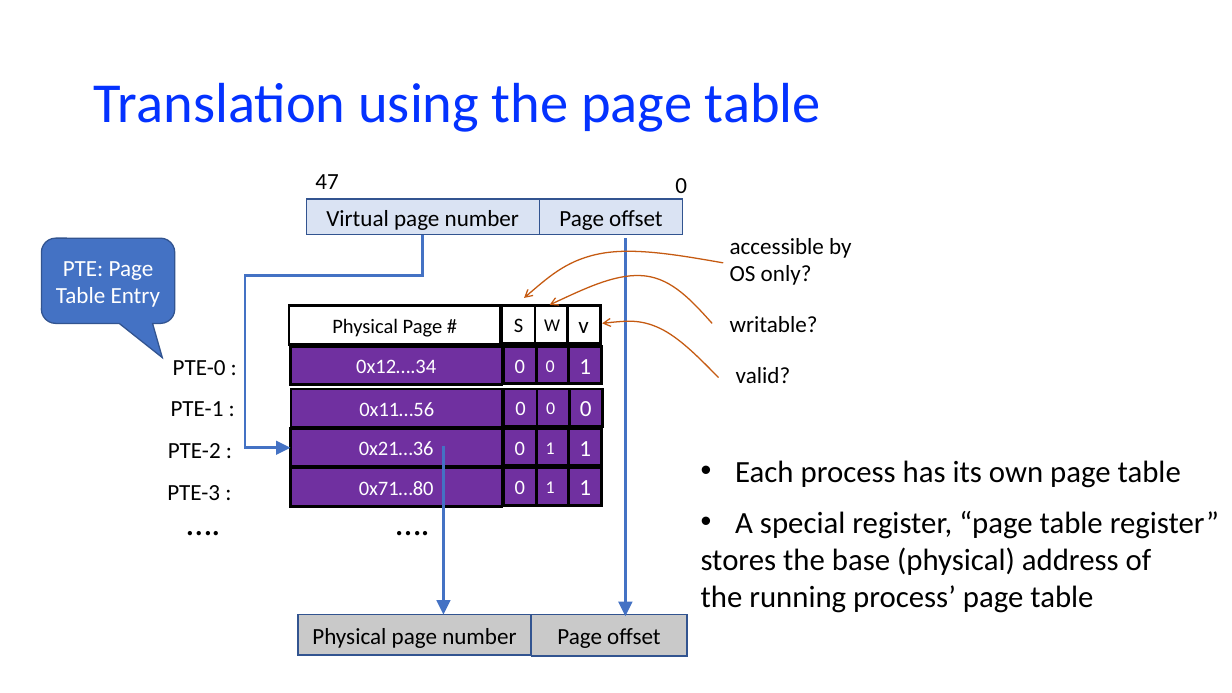
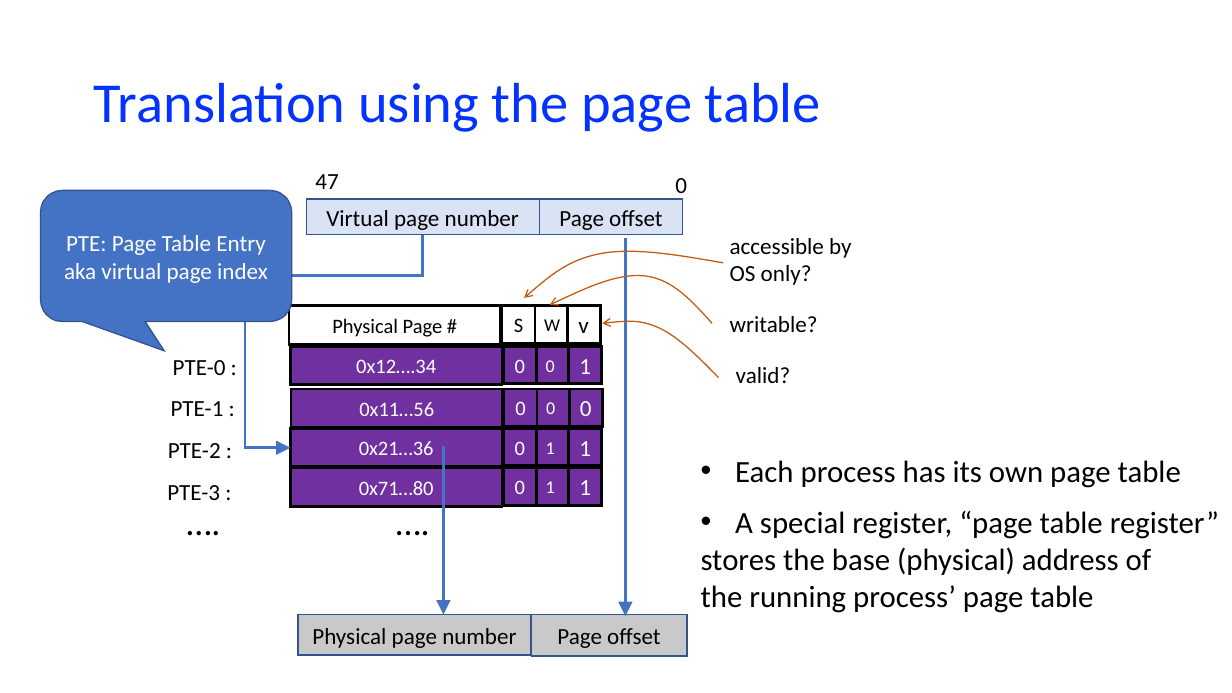
Before and after one commit to NYU-CSO/nyu-cso.github.io, a slide deck: slide 12 of notes/arch-mem2.pptx (slide 7 before the commit). Drawn at 1232x693 pixels with LibreOffice and Linux fonts; fonts in the diff are those of the drawing. Boxes give left, top, right and bottom in pixels: in the first picture for what was removed or moved away, otherwise in the second. Text is boxed around its words. In the diff, an @@ line names an element or a change of style, - is before the commit and + after.

```diff
--- a/notes/arch-mem2.pptx
+++ b/notes/arch-mem2.pptx
@@ rounded speech box "PTE: Page Table Entry": place and size @@
-rounded speech box "PTE: Page Table Entry" at (42,238,175,323)
+rounded speech box "PTE: Page Table Entry" at (41,190,292,322)
@@ rounded speech box "PTE: Page Table Entry" at (41,190,292,322): proportions changed @@
@@ text in rounded speech box at (64,263,268,283): paragraph added @@
+aka virtual page index
```
Also in this commit, not shown: 2 other slides changed, 5 slides added, 1 other file.
